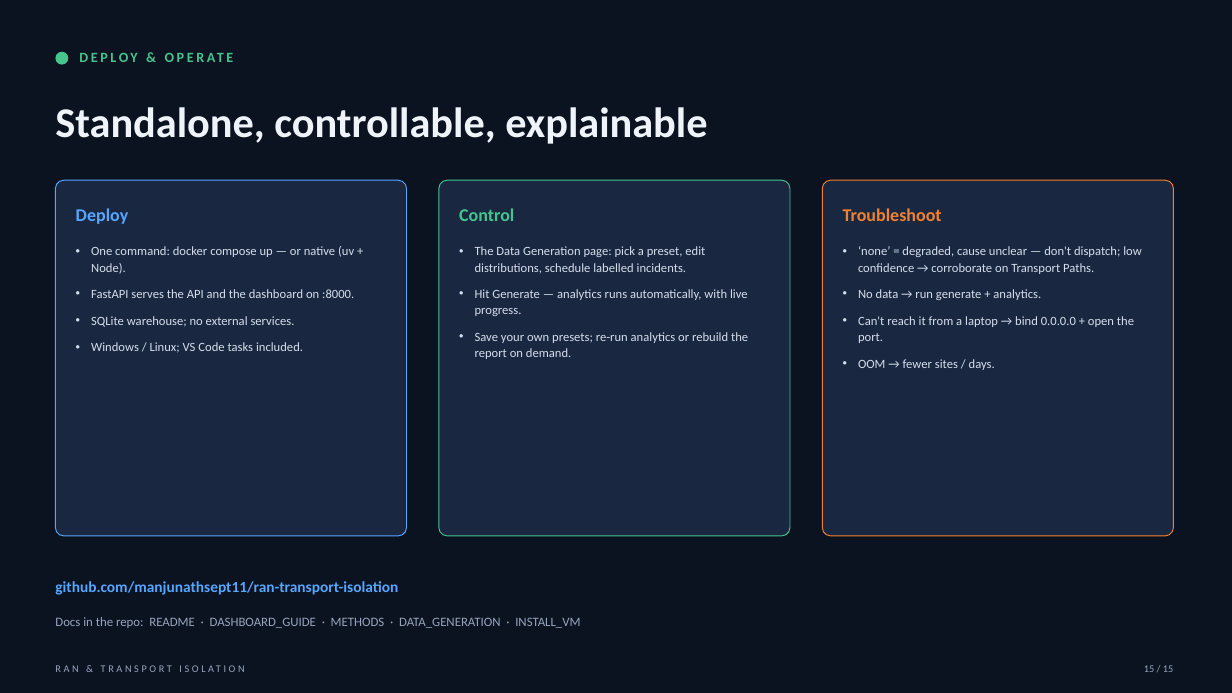
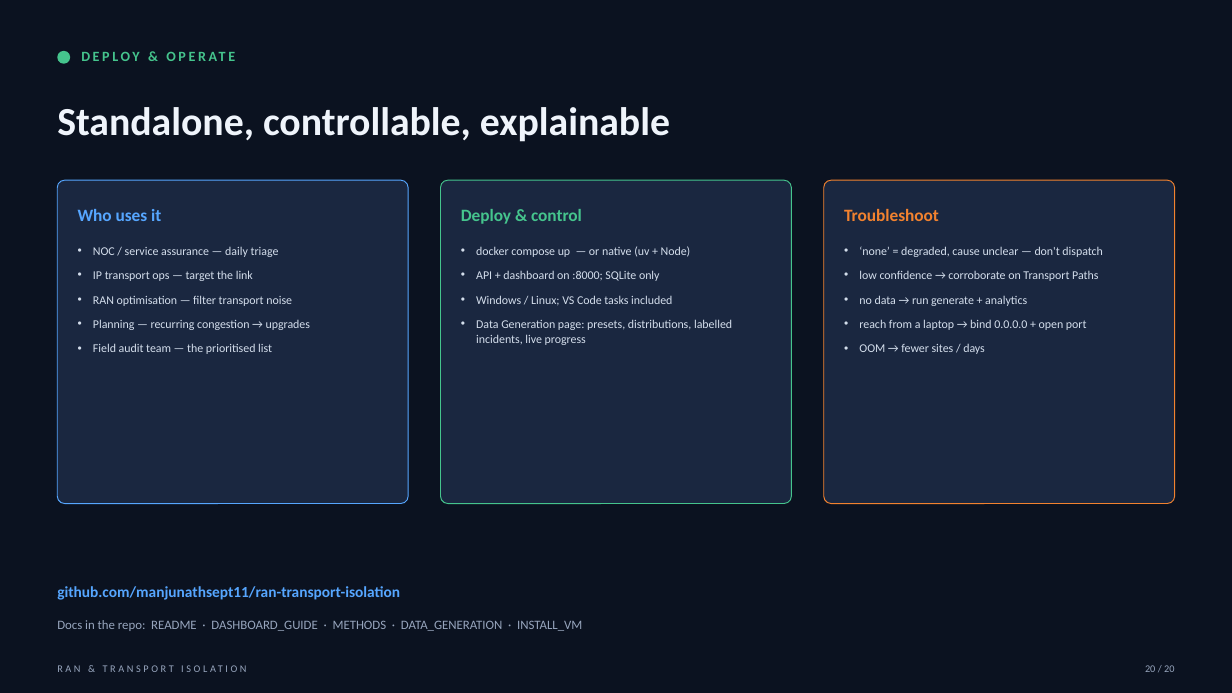
Before and after one commit to manjunathsept11/ran-transport-isolation, a slide deck: slide 20 of docs/RAN_Transport_Isolation.pptx (slide 15 before the commit). Drawn at 1232x693 pixels with LibreOffice and Linux fonts; fonts in the diff are those of the drawing. Boxes give left, top, right and bottom in pixels: in the first picture for what was removed or moved away, otherwise in the second. Text is boxed around its words. In the diff, an @@ line names an element or a change of style, - is before the commit and + after.

```diff
--- a/docs/RAN_Transport_Isolation.pptx
+++ b/docs/RAN_Transport_Isolation.pptx
@@ text "Standalone, controllable, explainable" at bbox=[57, 107, 670, 142]: size 33 to 31 pt @@
@@ rounded rectangle: place and size @@
-rounded rectangle at bbox=[55, 180, 407, 536]
+rounded rectangle at bbox=[57, 180, 409, 504]
@@ text at bbox=[78, 209, 161, 221]: text changed; size 14 to 13.5 pt @@
-Deploy
+Who uses it
@@ proportions changed in 3 elements at bbox=[824, 180, 1176, 504], bbox=[57, 180, 409, 504], bbox=[441, 180, 792, 504] @@
@@ rounded rectangle: place and size @@
-rounded rectangle at bbox=[439, 180, 790, 536]
+rounded rectangle at bbox=[441, 180, 792, 504]
@@ text at bbox=[461, 209, 582, 224]: text changed; size 14 to 13.5 pt @@
-Control
+Deploy & control
@@ rounded rectangle: place and size @@
-rounded rectangle at bbox=[823, 180, 1174, 536]
+rounded rectangle at bbox=[824, 180, 1176, 504]
@@ text "Troubleshoot" at bbox=[844, 209, 939, 221]: size 14 to 13.5 pt @@
@@ text at bbox=[93, 247, 310, 354]: text changed; size 9.8 to 9.3 pt @@
-• One command: docker compose up — or native (uv + Node).
-• FastAPI serves the API and the dashboard on :8000.
-• SQLite warehouse; no external services.
-• Windows / Linux; VS Code tasks included.
+• NOC / service assurance — daily triage
+• IP transport ops — target the link
+• RAN optimisation — filter transport noise
+• Planning — recurring congestion → upgrades
+• Field audit team — the prioritised list
@@ text at bbox=[476, 246, 732, 345]: text changed; size 9.8 to 9.3 pt @@
-• The Data Generation page: pick a preset, edit distributions, schedule labelled incidents.
-• Hit Generate — analytics runs automatically, with live progress.
-• Save your own presets; re-run analytics or rebuild the report on demand.
+• docker compose up — or native (uv + Node)
+• API + dashboard on :8000; SQLite only
+• Windows / Linux; VS Code tasks included
+• Data Generation page: presets, distributions, labelled incidents, live progress
@@ text at bbox=[859, 246, 1102, 354]: text changed; size 9.8 to 9.3 pt @@
-• ‘none’ = degraded, cause unclear — don't dispatch; low confidence → corroborate on Transport Paths.
-• No data → run generate + analytics.
-• Can't reach it from a laptop → bind 0.0.0.0 + open the port.
-• OOM → fewer sites / days.
+• ‘none’ = degraded, cause unclear — don't dispatch
+• low confidence → corroborate on Transport Paths
+• no data → run generate + analytics
+• reach from a laptop → bind 0.0.0.0 + open port
+• OOM → fewer sites / days
@@ text "github.com/manjunathsept11/ran-transport-isolation": place and size @@
-text "github.com/manjunathsept11/ran-transport-isolation" at bbox=[55, 581, 398, 595]
+text "github.com/manjunathsept11/ran-transport-isolation" at bbox=[57, 586, 400, 600]
@@ text at bbox=[1145, 665, 1174, 672]: text changed @@
-15 / 15
+20 / 20
```
Also in this commit, not shown: 12 other slides changed, 7 slides added, 2 slides removed, 2 other files.
